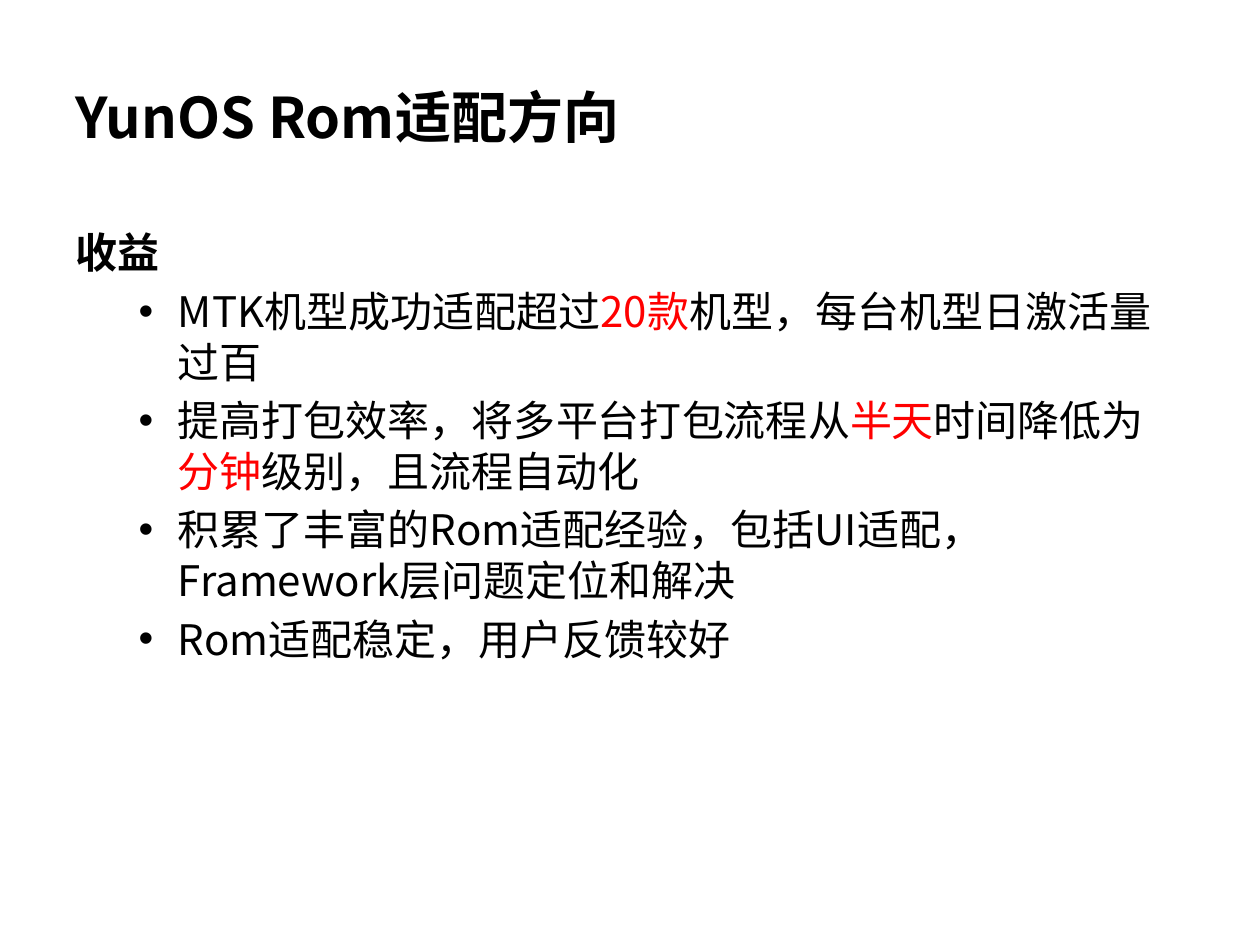
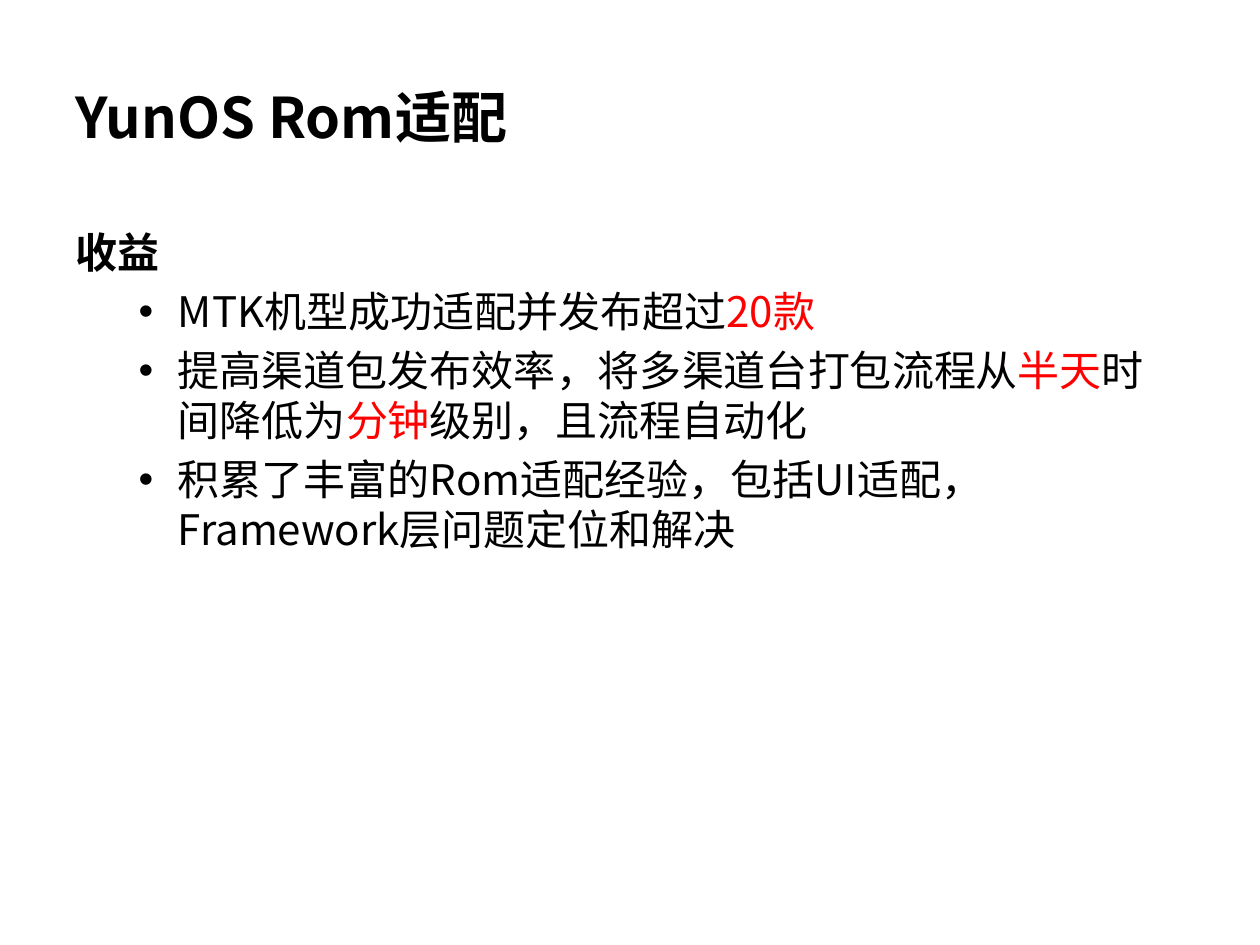
Before and after one commit to wangzhengyi/WangZhengyi, a slide deck: slide 7 of promote/2016-promote-p6.pptx. Drawn at 1260x945 pixels with LibreOffice and Linux fonts; fonts in the diff are those of the drawing. Boxes give left, top, right and bottom in pixels: in the first picture for what was removed or moved away, otherwise in the second. Text is boxed around its words. In the diff, an @@ line names an element or a change of style, - is before the commit and + after.

```diff
--- a/promote/2016-promote-p6.pptx
+++ b/promote/2016-promote-p6.pptx
@@ title at [76, 90, 507, 143]: text changed @@
-YunOS Rom适配方向
+YunOS Rom适配
@@ text at [178, 291, 1144, 441]: text changed @@
-  • MTK机型成功适配超过20款机型，每台机型日激活量过百
-  • 提高打包效率，将多平台打包流程从半天时间降低为分钟级别，且流程自动化
+  • MTK机型成功适配并发布超过20款
+  • 提高渠道包发布效率，将多渠道台打包流程从半天时间降低为分钟级别，且流程自动化
@@ text at [178, 619, 731, 660]: paragraph removed @@
-  • Rom适配稳定，用户反馈较好
```
Also in this commit, not shown: 10 other slides changed.
